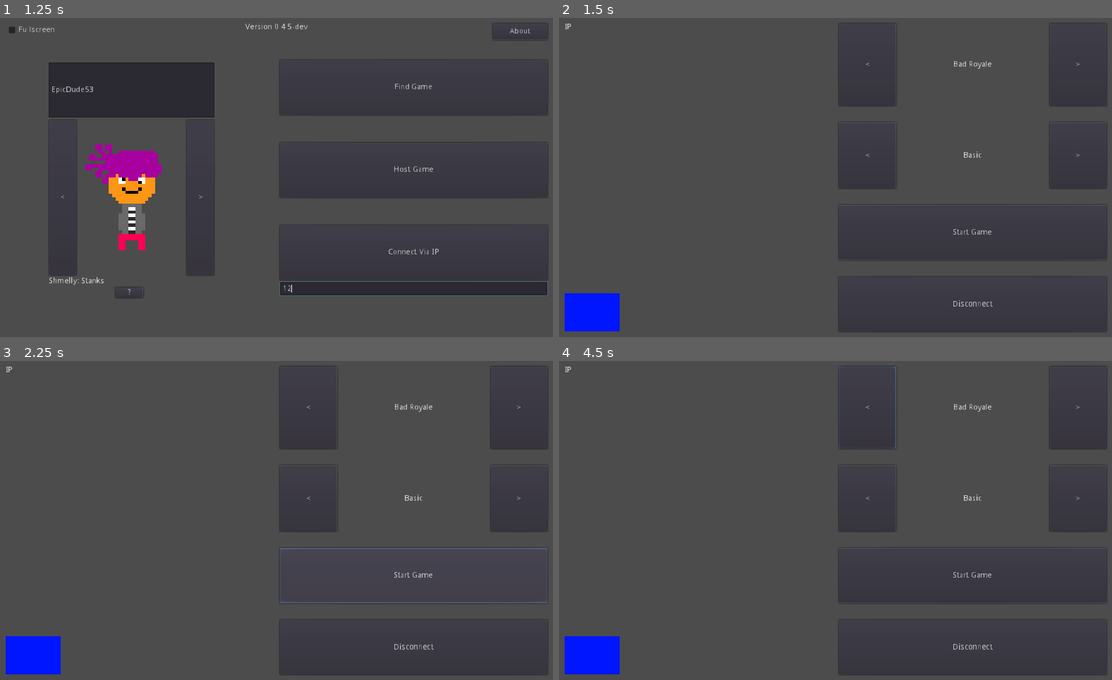
Above: before the commit, frames 1-4 (two rows, left to right).
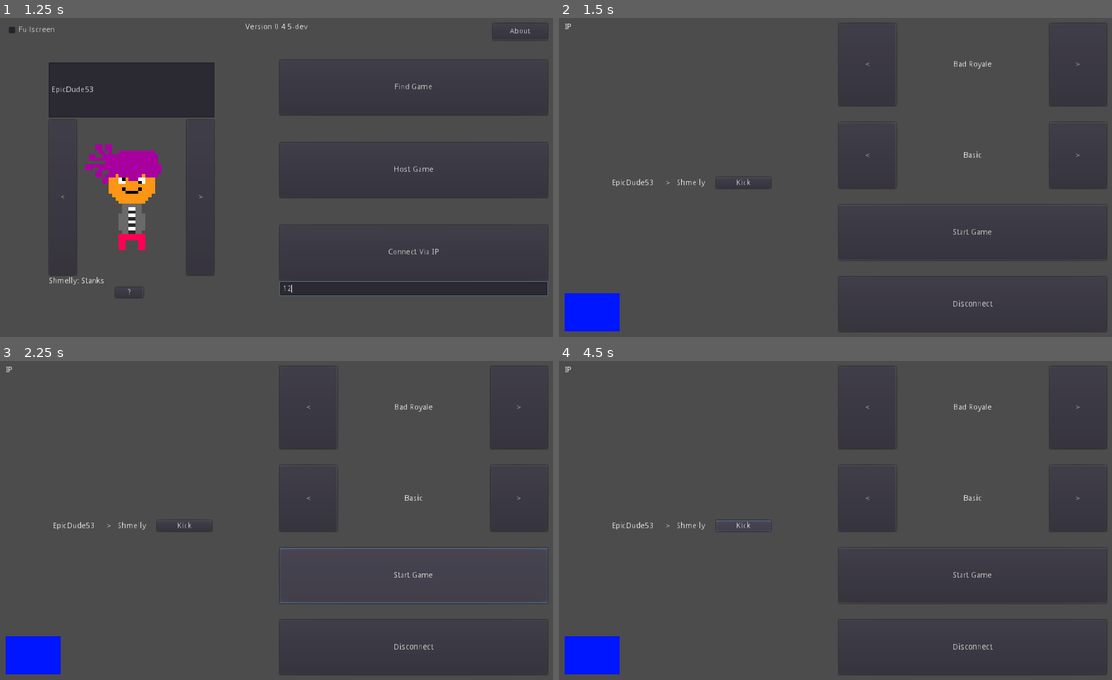
Above: after the commit, the same moments.

Repository: Iddmeister/BadStars
Game: Godot game, scene res://Scenes/UI/LoadingScreen.tscn
The game is run twice, just before and just after one commit, with the same random seed, the same clock (stepped at 60 frames per second) and the same inputs. The engine's default icon, where the game draws it, is replaced by a stand-in: a white triangle on a blue panel in a dark square.
Inputs (mouse positions are in pixels of both pictures, inside the frame that each line leads up to):
- Up to frame 1 (1.25 s): click (414, 289) at 0.52 s; type "12" at 0.6 s
- Up to frame 2 (1.5 s): click "Host Game" at 1.25 s
- Up to frame 3 (2.25 s): click "Start Game" at 2 s
- Up to frame 4 (4.5 s): click "Start Game" at 2.75 s; click "<" at 3.5 s; click (741, 526) at 4.25 s, where only the run after the commit has a clickable "Kick"

Frame 1 is identical in both runs. In frame 2, 0.1% of the frame differs, in the area x 9-39%, y 50-54%; in frame 3, 0.1%; in frame 4, 0.2%, in the area x 9-61%, y 1-54%.
Error before the commit: Invalid get index '1' (on base: 'Array'). (res://Scripts/Network.gd:57)
Error after the commit: Invalid get index '0' (on base: 'Array'). (res://Scripts/Network.gd:148)

Commit message:
Yay, working (Sort of)

Diff:
--- a/Scripts/Network.gd
+++ b/Scripts/Network.gd
@@ -54,7 +54,7 @@
 
 	searchPeer.set_broadcast_enabled(true)
 	searchPeer.set_dest_address(broadcastAddress, PORT)
-	searchPeer.put_var([gameName, IP.get_local_addresses()[1]])
+	sendBroadcast(playerInfo.name)
 
 	get_tree().connect("network_peer_connected", self, "playerConnected")
 	get_tree().connect("network_peer_disconnected", self, "playerDisconnected")
